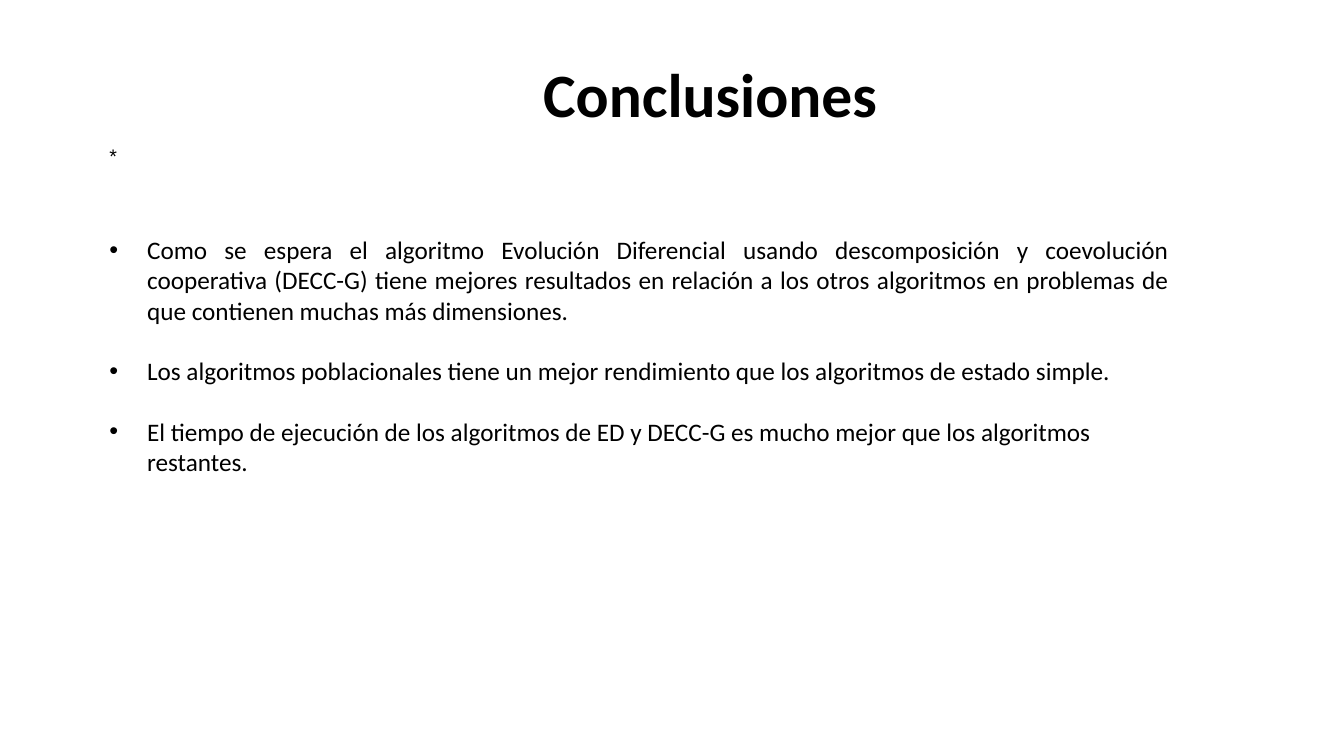
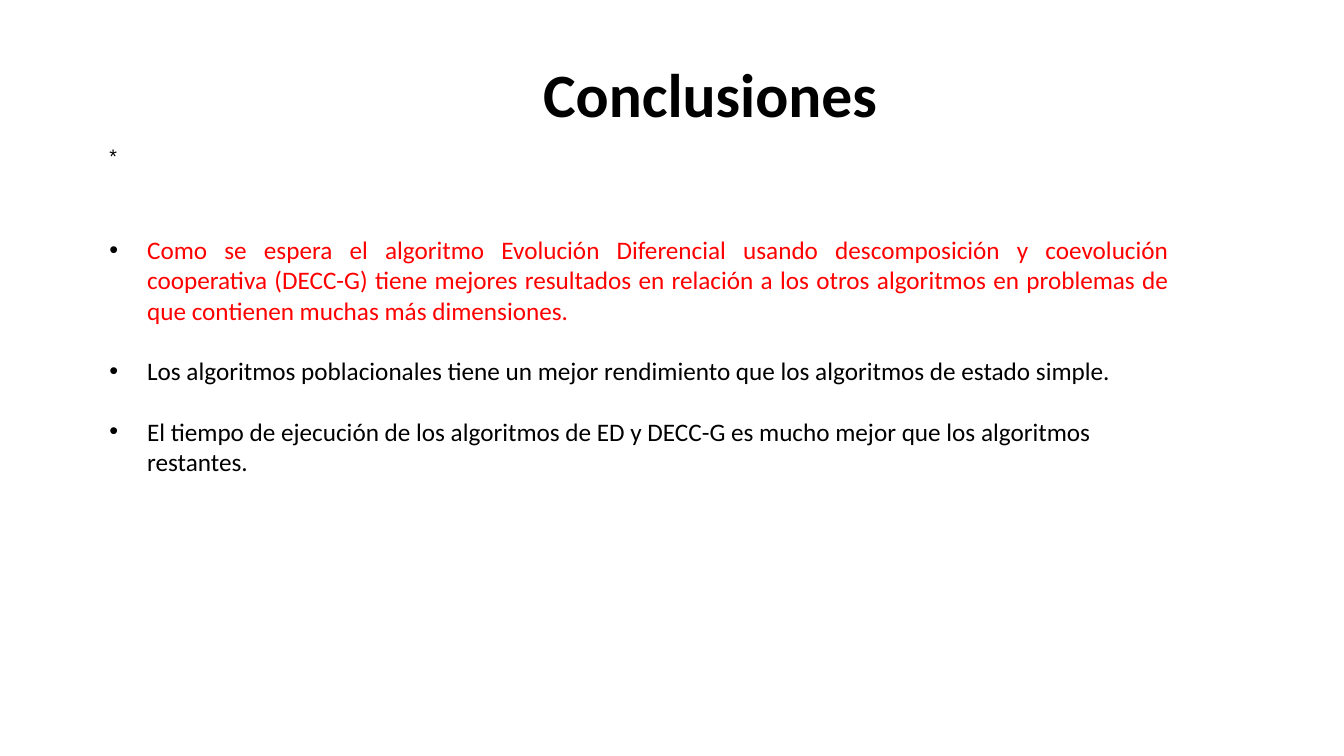
Before and after one commit to dpdorado/DECC-G, a slide deck: slide 8 of Documentacion/Presentación .pptx. Drawn at 1344x756 pixels with LibreOffice and Linux fonts; fonts in the diff are those of the drawing; background and template pictures are left out. Boxes give left, top, right and bottom in pixels: in the first picture for what was removed or moved away, otherwise in the second. Text is boxed around its words. In the diff, an @@ line names an element or a change of style, - is before the commit and + after.

```diff
--- a/Documentacion/Presentación .pptx
+++ b/Documentacion/Presentación .pptx
@@ text at (147, 241, 1168, 324): text colour #000000 to #FF0000 in "Como se espera el algoritmo Evolución Diferencial ..." @@
```
Also in this commit, not shown: 1 other slide changed, 9 other files.
